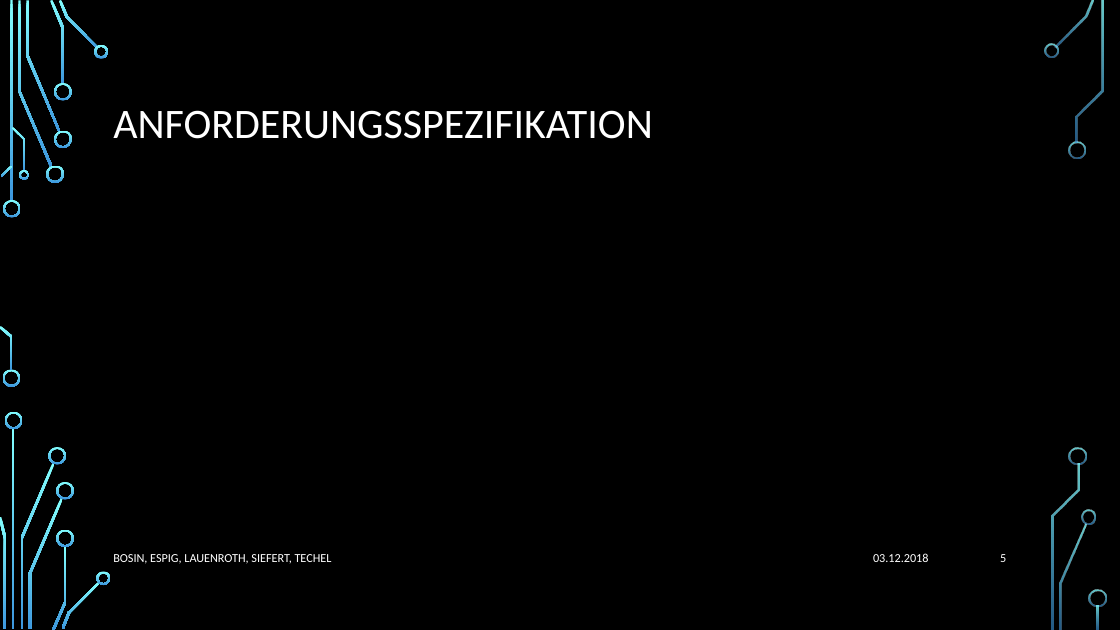
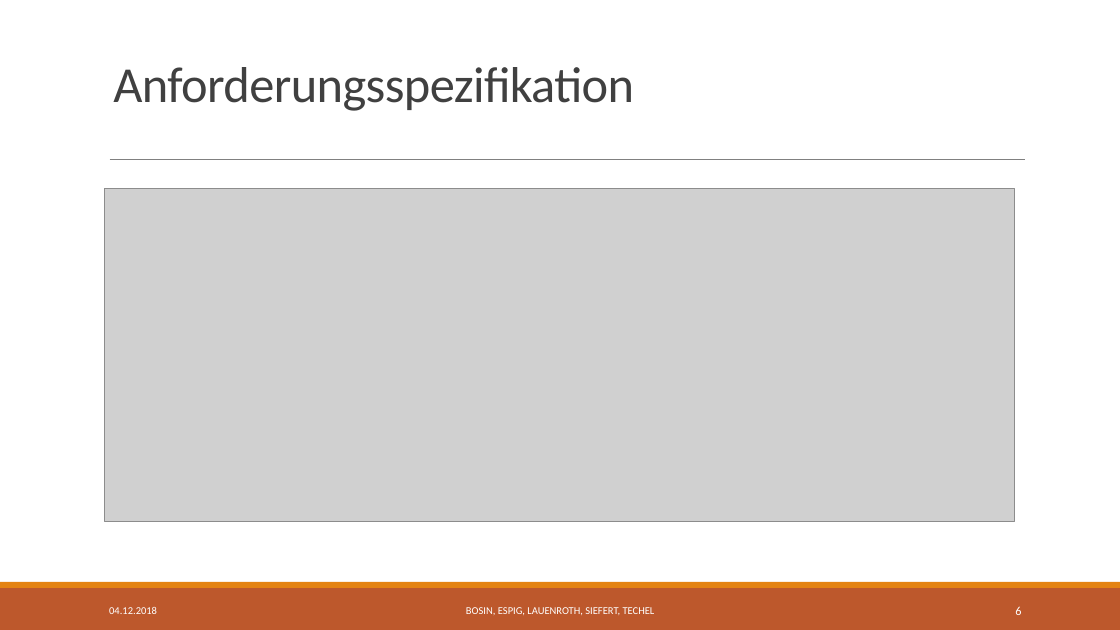
Before and after one commit to Jotec1705/SE-Project2018, a slide deck: slide 6 of Dokumente/02_Arbeitsbereich/01_Projekthandbuch/TouchDown Präsentation UniRisk.pptx (slide 5 before the commit). Drawn at 1120x630 pixels with LibreOffice and Linux fonts; fonts in the diff are those of the drawing; grey boxes stand for pictures; background and template pictures are left out. Boxes give left, top, right and bottom in pixels: in the first picture for what was removed or moved away, otherwise in the second. Text is boxed around its words. In the diff, an @@ line names an element or a change of style, - is before the commit and + after.

```diff
--- a/Dokumente/02_Arbeitsbereich/01_Projekthandbuch/TouchDown Präsentation UniRisk.pptx
+++ b/Dokumente/02_Arbeitsbereich/01_Projekthandbuch/TouchDown Präsentation UniRisk.pptx
@@ background picture (left out) to #FFFFFF @@
@@ title "Anforderungsspezifikation" at <box>113,67,634,111</box>: vertical alignment middle to bottom @@
@@ title at <box>113,67,634,111</box>: text changed; size 36 to 43.2 pt; text colour #FFFFFF to #404040 @@
-ANFORDERUNGSSPEZIFIKATION
+Anforderungsspezifikation
@@ line added from (110, 160) to (1026, 160), #808080 0.5 pt @@
@@ picture added at <box>105,189,1015,522</box> @@
@@ rectangle added at <box>0,588,1120,630</box>, fill #BD582C @@
@@ rectangle added at <box>0,582,1120,588</box>, fill #E48312 @@
@@ text "BOSIN, ESPIG, LAUENROTH, SIEFERT, TECHEL": place and size @@
-text "BOSIN, ESPIG, LAUENROTH, SIEFERT, TECHEL" at <box>113,554,332,564</box>
+text "BOSIN, ESPIG, LAUENROTH, SIEFERT, TECHEL" at <box>466,607,655,615</box>
@@ text "BOSIN, ESPIG, LAUENROTH, SIEFERT, TECHEL" at <box>466,607,655,615</box>: size 10.5 to 9 pt; alignment left to centre @@
@@ text at <box>109,607,157,614</box>: text changed; size 10.5 to 9 pt @@
-03.12.2018
+04.12.2018
@@ page number at <box>1015,606,1021,615</box>: text changed @@
-5
+6
@@ group removed at <box>0,0,1107,630</box>: 33 freeform shapes, 3 rectangles @@
```
Also in this commit, not shown: 10 other slides changed, 1 slide added.
